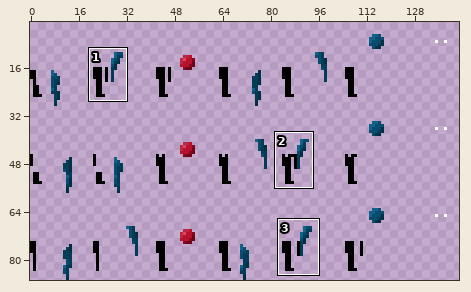
Two versions of one sprite sheet, pkg/res/test.png. Above, an overview of the earlier version with the close-up marked.
Close-up. Before the edit:
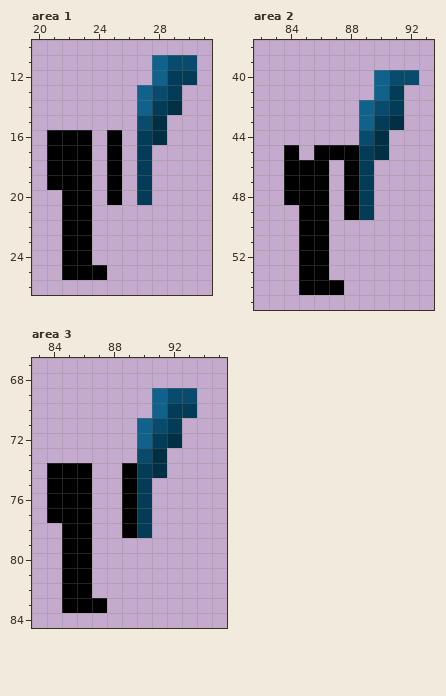
The file is 147x87 pixels. Shown: area 1: x 20..31, y 10..26; area 2: x 82..93, y 38..55; area 3: x 83..95, y 67..84. The wide view leaves out empty margins. The commit also changed other parts of the picture, which this record leaves out.
After:
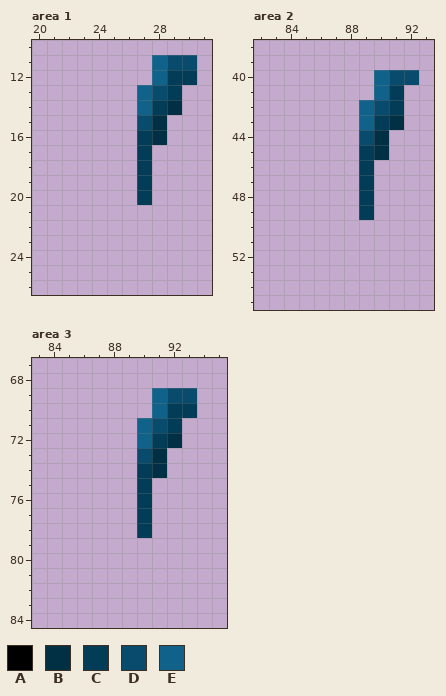
Palette (. is transparent): A #000000  B #012f44  C #033c57  D #094b6d  E #10628b
The edit:
Area 1:
y 16..19: x 21..23 AAA -> ...; x 25 A -> .
y 20: x 22..23 AA -> ..; x 25 A -> .
y 21..24: x 22..23 AA -> ..
y 25: x 22..24 AAA -> ...
Area 2:
y 45: x 84 A -> .; x 86..88 AAA -> ...
y 46..48: x 84..86 AAA -> ...; x 88 A -> .
y 49: x 85..86 AA -> ..; x 88 A -> .
y 50..53: x 85..86 AA -> ..
y 54: x 85..87 AAA -> ...
Area 3:
y 74..77: x 84..86 AAA -> ...; x 89 A -> .
y 78: x 85..86 AA -> ..; x 89 A -> .
y 79..82: x 85..86 AA -> ..
y 83: x 85..87 AAA -> ...
Pixel boxes of the changes (left, top, right, bottom) in both close-ups:
erased: (47, 130, 122, 280)
erased: (284, 145, 359, 295)
erased: (47, 463, 137, 613)
